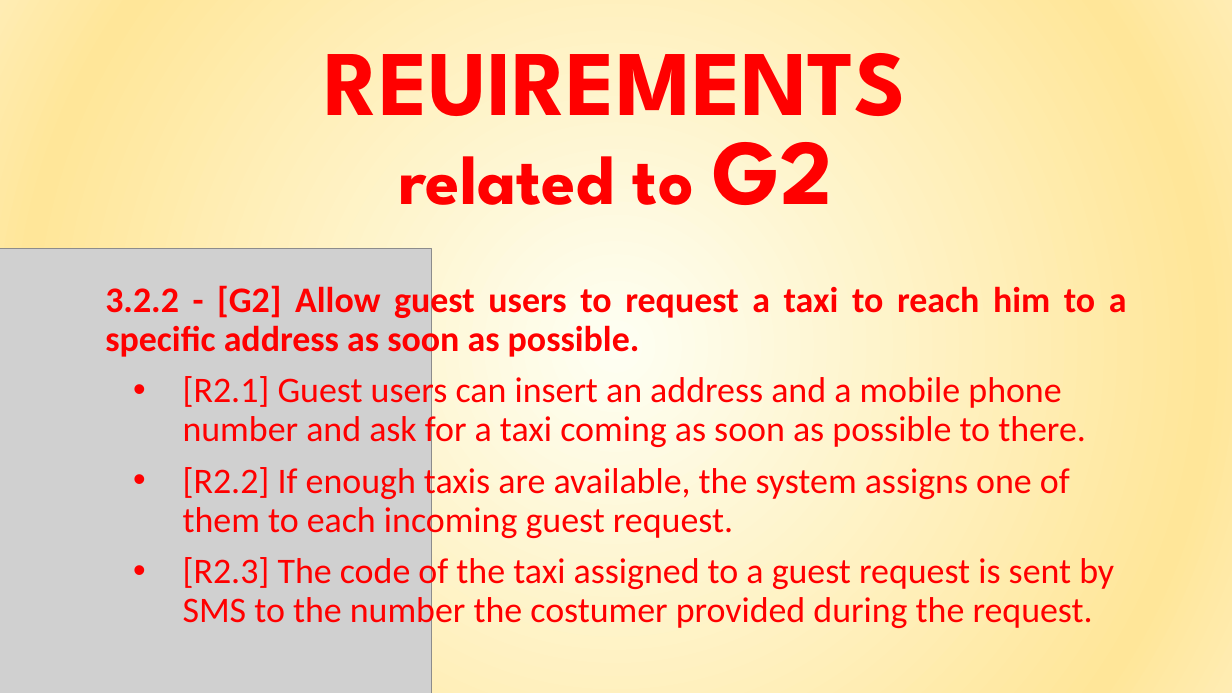
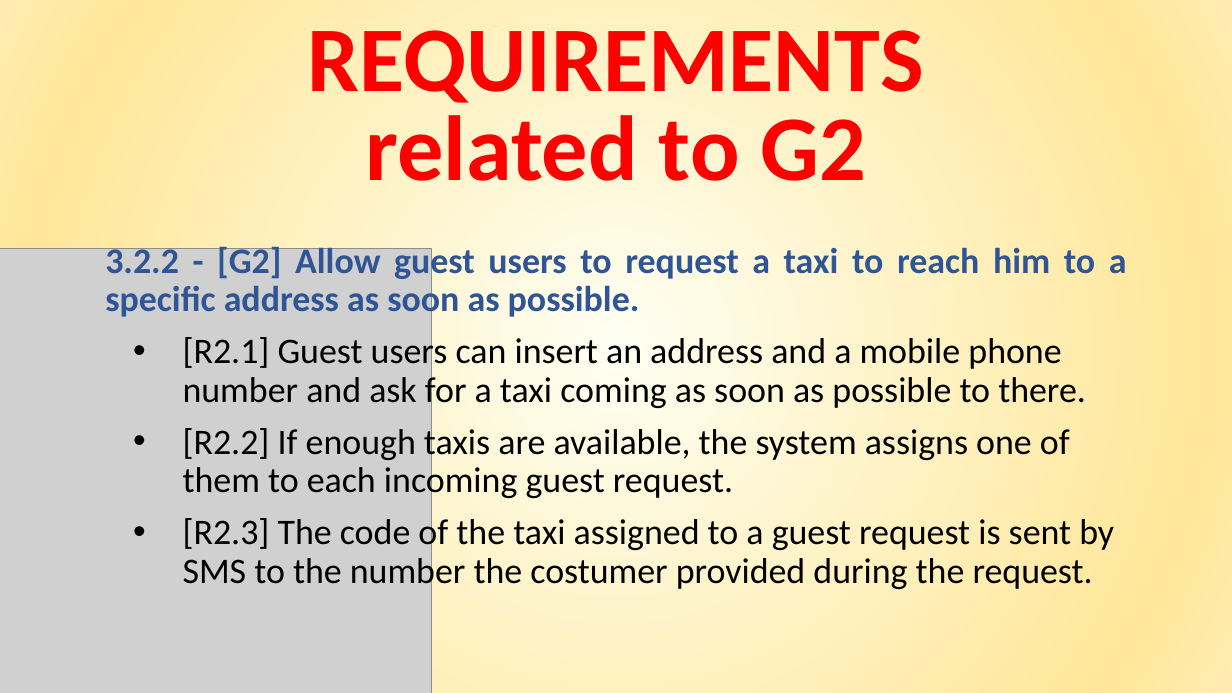
Before and after one commit to giuseppemanzi/manzinicolini, a slide deck: slide 11 of All/final presentation/Final presentation.pptx. Drawn at 1232x693 pixels with LibreOffice and Linux fonts; fonts in the diff are those of the drawing; grey boxes stand for pictures. Boxes give left, top, right and bottom in pixels: in the first picture for what was removed or moved away, otherwise in the second. Text is boxed around its words. In the diff, an @@ line names an element or a change of style, - is before the commit and + after.

```diff
--- a/All/final presentation/Final presentation.pptx
+++ b/All/final presentation/Final presentation.pptx
@@ text "REQUIREMENTS": place and size @@
-text "REQUIREMENTS" at (325, 53, 907, 205)
+text "REQUIREMENTS" at (308, 30, 924, 181)
@@ text at (308, 30, 924, 103): text changed; font League Spartan to Calibri @@
-REUIREMENTS
+REQUIREMENTS
@@ text at (365, 115, 867, 181): size 54 to 72 pt in "related to"; font League Spartan to Calibri in "related to G2" @@
@@ text "3.2.2 - [G2] Allow guest ...": place and size @@
-text "3.2.2 - [G2] Allow guest ..." at (105, 282, 1127, 631)
+text "3.2.2 - [G2] Allow guest ..." at (105, 243, 1127, 592)
@@ text "3.2.2 - [G2] Allow guest ..." at (105, 243, 1127, 592): text colour #FF0000 to #2F5597, letter outline #000000 0 pt to none in "3.2.2 - [G2] Allow guest users to ..."; text colour #FF0000 to #000000 in "[R2.1] Guest users can insert an address ...", "[R2.2] If enough taxis are available, the ...", "[R2.3] The code of the taxi assigned ..." @@
```
Also in this commit, not shown: 16 other slides changed, 12 slides added, 6 slides removed, 10 other files.
